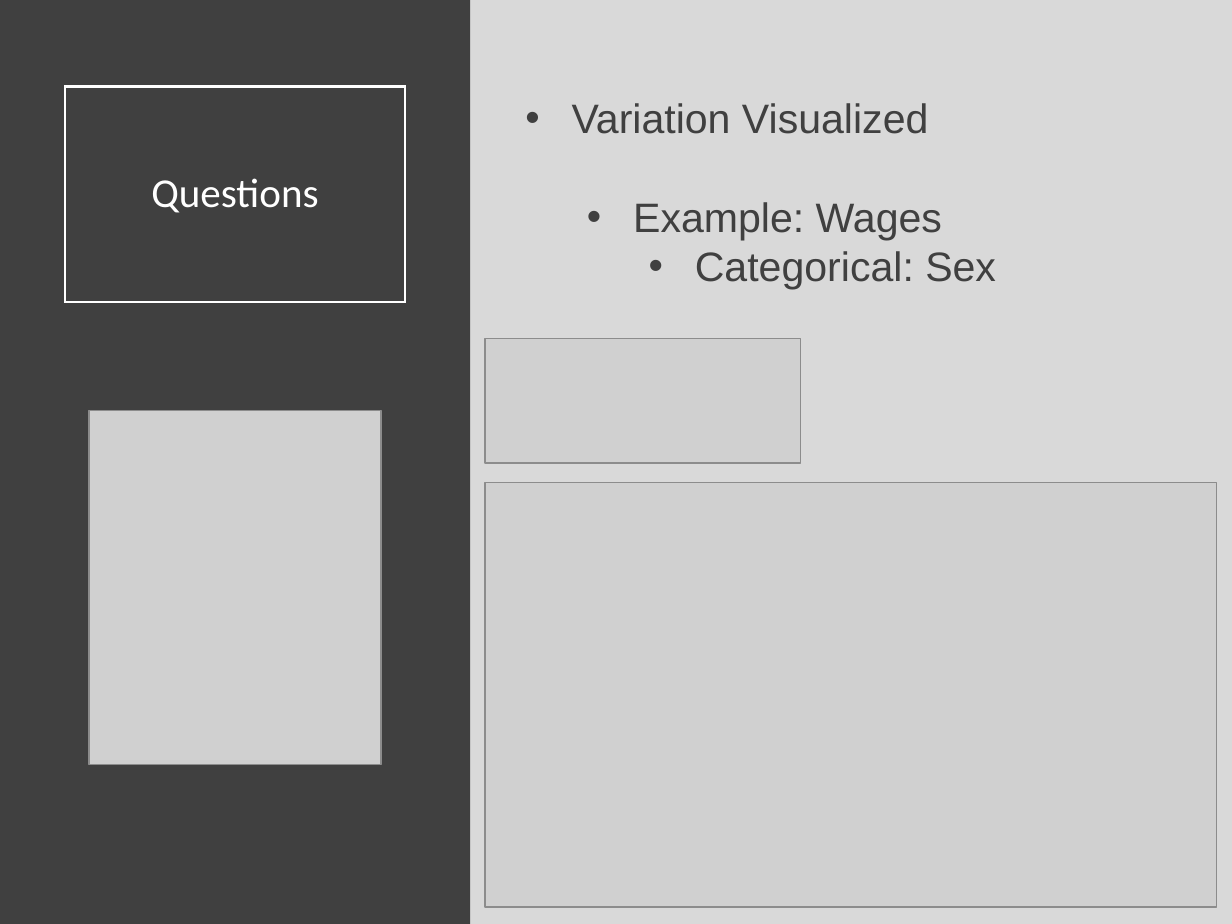
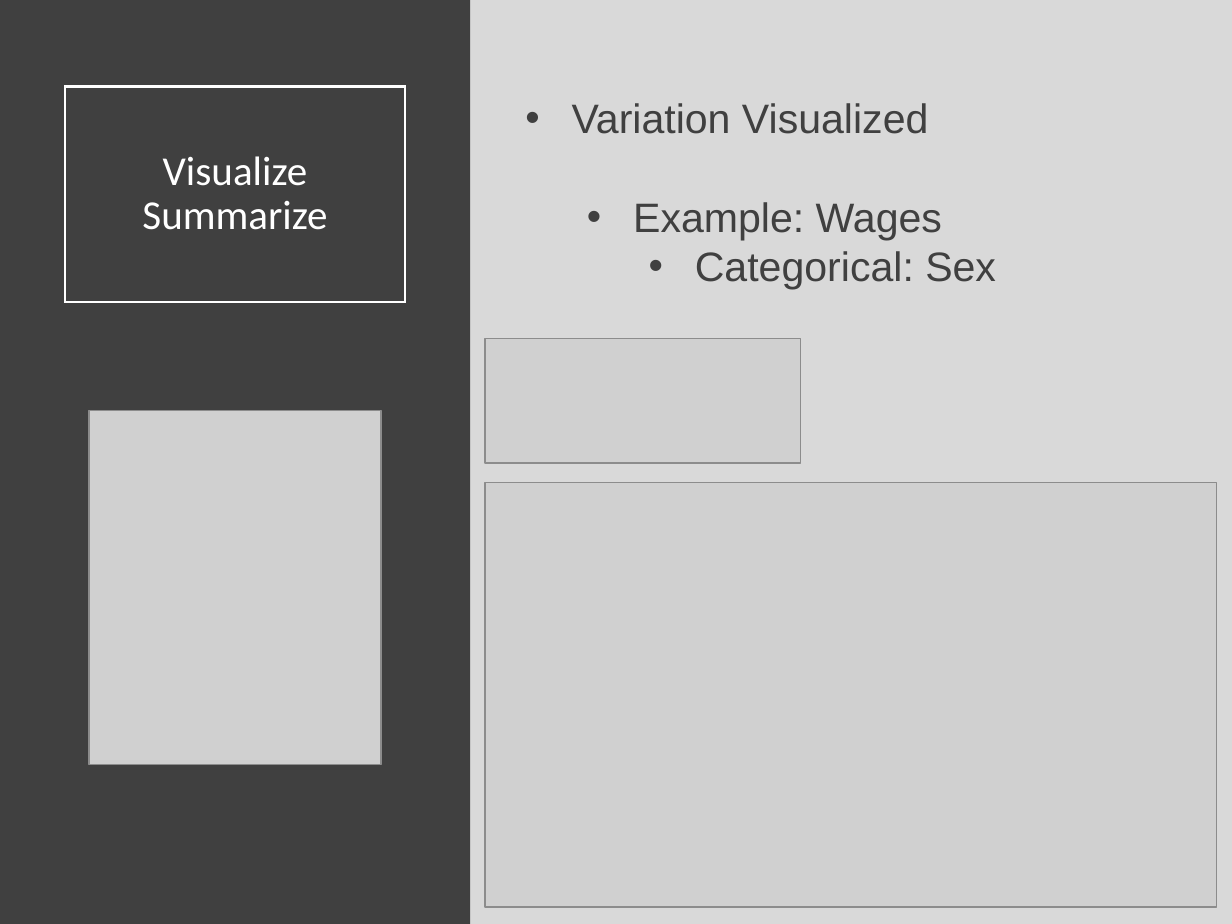
Before and after one commit to Yixf-Self/STOR320_WEBSITE, a slide deck: slide 8 of Lecture/Lecture 8/Lecture 8.pptx. Drawn at 1232x924 pixels with LibreOffice and Linux fonts; fonts in the diff are those of the drawing; grey boxes stand for pictures. Boxes give left, top, right and bottom in pixels: in the first picture for what was removed or moved away, otherwise in the second. Text is boxed around its words. In the diff, an @@ line names an element or a change of style, - is before the commit and + after.

```diff
--- a/Lecture/Lecture 8/Lecture 8.pptx
+++ b/Lecture/Lecture 8/Lecture 8.pptx
@@ title at (142,156,327,230): text changed @@
-Questions
+Visualize
+Summarize
```
Also in this commit, not shown: 5 other slides changed, 19 slides added, 1 slide removed, 7 other files.
